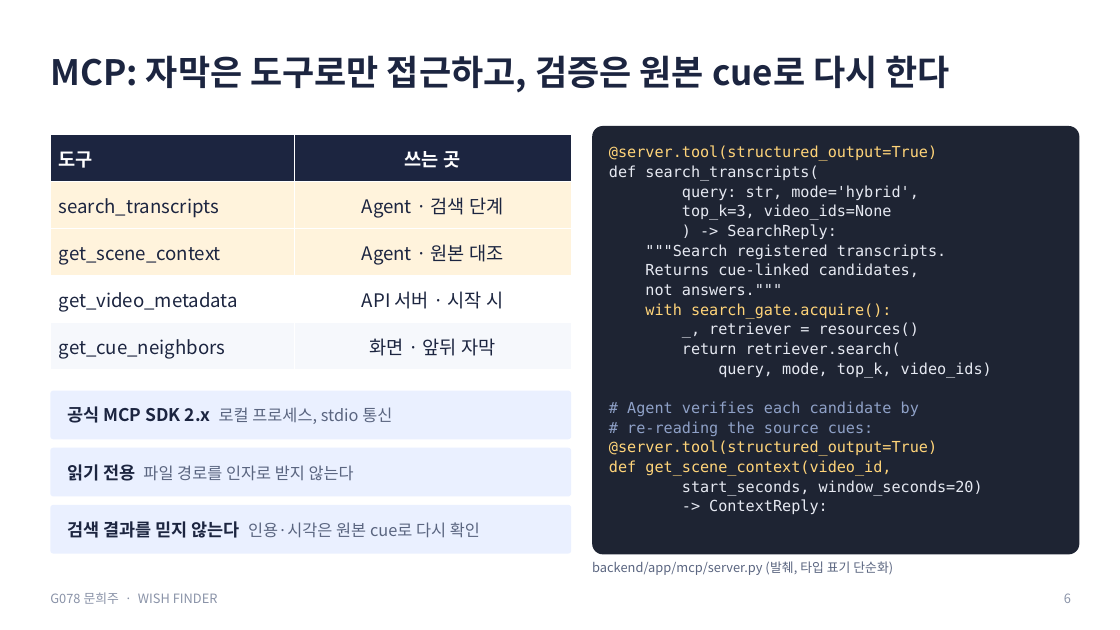
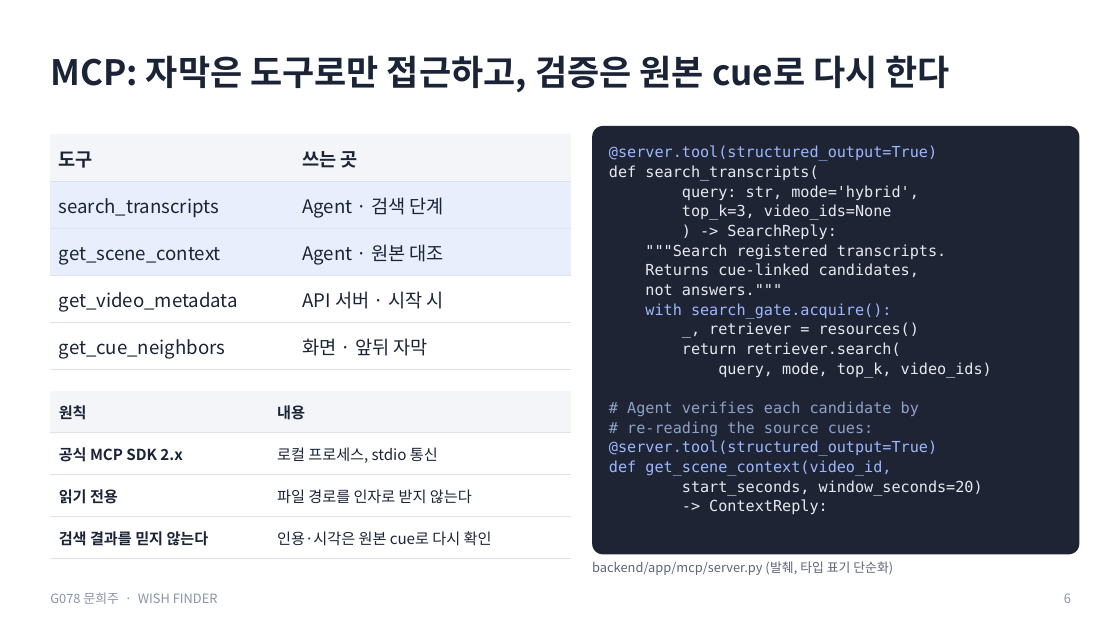
Before and after one commit to creepygrape/skala-AICapstone-mini-2, a slide deck: slide 6 of docs/exec/G078_문희주_발표.pptx. Drawn at 1120x630 pixels with LibreOffice and Linux fonts; fonts in the diff are those of the drawing. Boxes give left, top, right and bottom in pixels: in the first picture for what was removed or moved away, otherwise in the second. Text is boxed around its words. In the diff, an @@ line names an element or a change of style, - is before the commit and + after.

```diff
--- a/docs/exec/G078_문희주_발표.pptx
+++ b/docs/exec/G078_문희주_발표.pptx
@@ table at box(50, 134, 571, 370) @@
@@ fill #1C2540 to #F3F5F9 in row 1 @@
@@ fill #FFF3DC to #E8EEFC in 4 cells @@
@@ fill #F6F8FC to #FFFFFF in row 5 @@
@@ text colour #FFFFFF to #1B2437 in "도구", "쓰는 곳" @@
@@ text colour #1C2540 to #1B2437 @@
@@ alignment centre to left @@
@@ borders changed @@
@@ text at box(609, 145, 937, 476): text colour #FFD479 to #9DB7FF in "@server.tool(structured_output=True)", "with search_gate.acquire():", "@server.tool(structured_output=True)", "def get_scene_context(video_id," @@
@@ rounded rectangle removed at box(50, 391, 571, 439) @@
@@ table added at box(50, 391, 571, 559), 4 rows, 2 columns @@
+원칙 | 내용
+공식 MCP SDK 2.x | 로컬 프로세스, stdio 통신
+읽기 전용 | 파일 경로를 인자로 받지 않는다
+검색 결과를 믿지 않는다 | 인용·시각은 원본 cue로 다시 확인
@@ text removed at box(67, 406, 392, 424) @@
-공식 MCP SDK 2.x 로컬 프로세스, stdio 통신
@@ rounded rectangle removed at box(50, 448, 571, 497) @@
@@ text removed at box(67, 464, 354, 481) @@
-읽기 전용 파일 경로를 인자로 받지 않는다
@@ rounded rectangle removed at box(50, 505, 571, 554) @@
@@ text removed at box(67, 521, 480, 538) @@
-검색 결과를 믿지 않는다 인용·시각은 원본 cue로 다시 확인
```
Also in this commit, not shown: 11 other slides changed, 8 other files.
